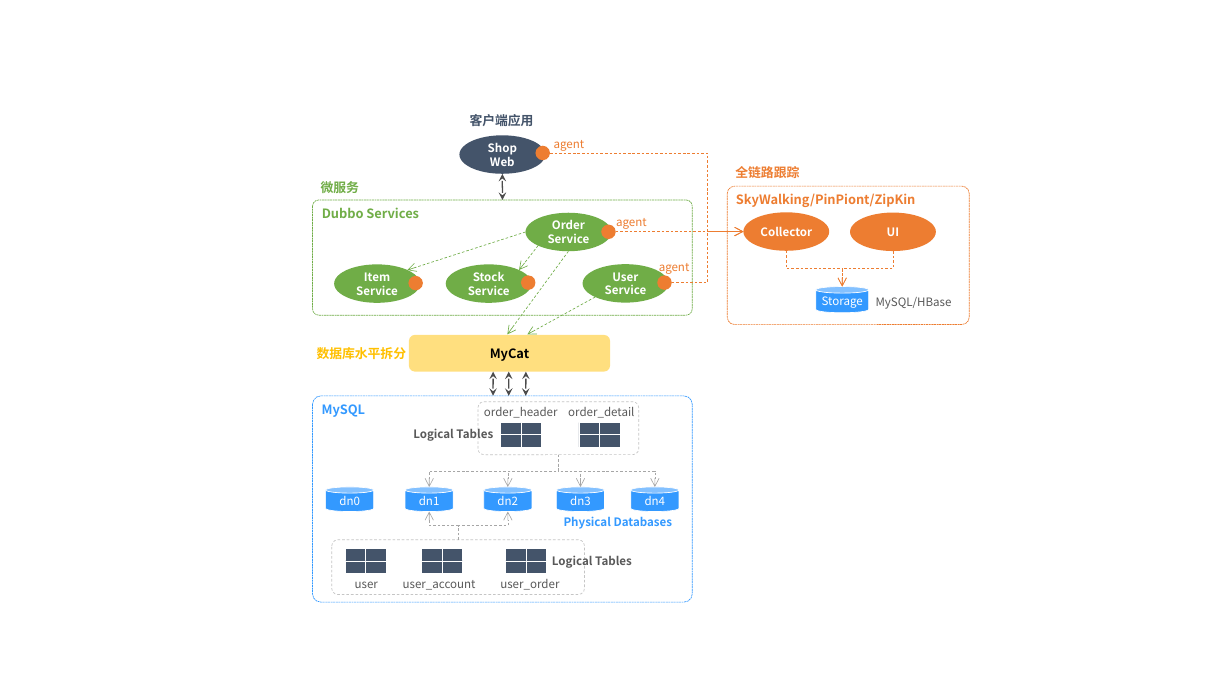
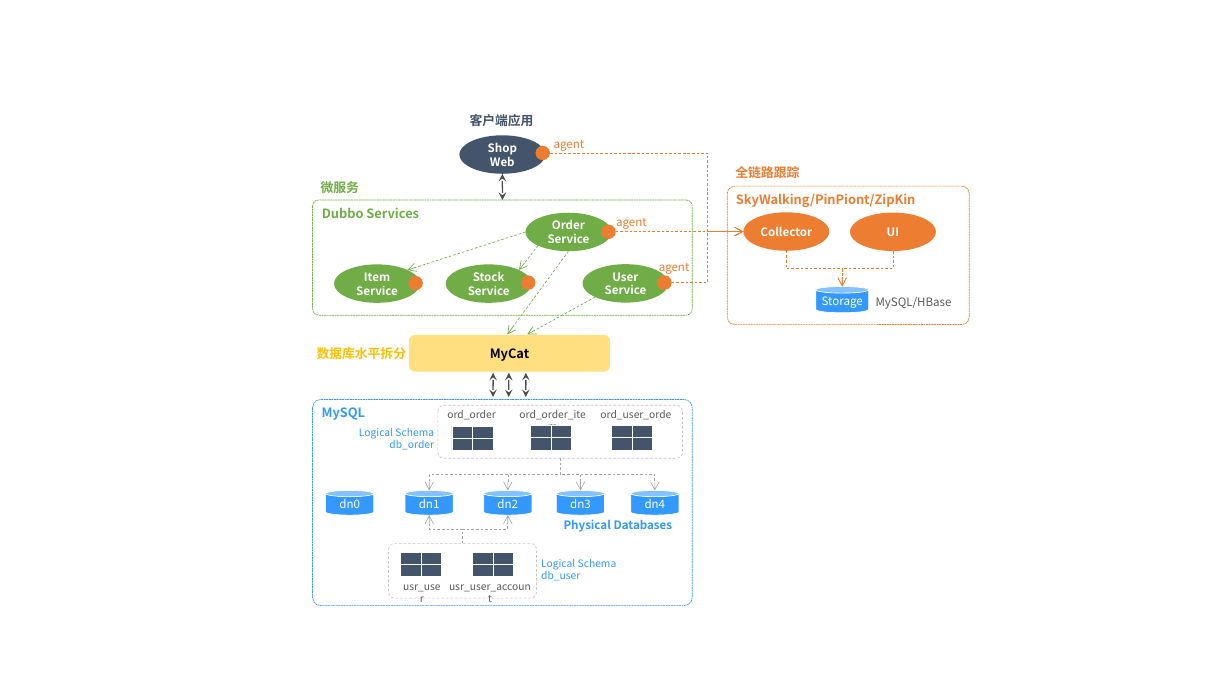
Before and after one commit to liuzhibin-cn/my-demo, a slide deck: slide 1 of docs/source.pptx. Drawn at 1232x693 pixels with LibreOffice and Linux fonts; fonts in the diff are those of the drawing. Boxes give left, top, right and bottom in pixels: in the first picture for what was removed or moved away, otherwise in the second. Text is boxed around its words. In the diff, an @@ line names an element or a change of style, - is before the commit and + after.

Commit message:
change table schemas

```diff
--- a/docs/source.pptx
+++ b/docs/source.pptx
@@ elbow double arrow (494, 372) - (494, 397): route changed @@
@@ elbow double arrow (509, 372) - (509, 397): route changed @@
@@ elbow double arrow (526, 372) - (526, 397): route changed @@
@@ rounded rectangle: place and size @@
-rounded rectangle at (478, 402, 639, 455)
+rounded rectangle at (438, 406, 683, 458)
@@ text at (447, 410, 495, 420): text changed; size 9 to 8 pt @@
-order_header
+ord_order
@@ text at (519, 410, 585, 420): text changed; size 9 to 8 pt @@
-order_detail
+ord_order_item
@@ text at (600, 410, 671, 420): text changed; size 9 to 8 pt @@
-user_order
+ord_user_order
@@ text at (359, 428, 434, 450): text changed; size 9 to 8 pt; text colour #595959 to #3399FF; bold off @@
-Logical Tables
+Logical Schema
+db_order
@@ 8 rectangles: place and size @@
-8 rectangles at (501, 422, 620, 447)
+8 rectangles at (452, 426, 571, 450)
@@ 4 rectangles: place and size @@
-4 rectangles at (506, 549, 546, 573)
+4 rectangles at (612, 425, 653, 450)
@@ 5 cylinders, 4 elbow arrows: place and size @@
-5 cylinders, 4 elbow arrows at (325, 455, 679, 512)
+5 cylinders, 4 elbow arrows at (325, 458, 679, 516)
@@ elbow arrow moved from (458, 540) - (430, 512) to (463, 543) - (430, 516) @@
@@ elbow arrow moved from (458, 540) - (508, 512) to (463, 543) - (508, 516) @@
@@ rounded rectangle: place and size @@
-rounded rectangle at (332, 540, 584, 594)
+rounded rectangle at (389, 543, 537, 598)
@@ 4 rectangles: place and size @@
-4 rectangles at (345, 549, 386, 573)
+4 rectangles at (401, 553, 442, 577)
@@ 4 rectangles: place and size @@
-4 rectangles at (421, 549, 463, 573)
+4 rectangles at (473, 553, 514, 577)
@@ text at (541, 559, 617, 581): text changed; size 9 to 8 pt; text colour #595959 to #3399FF; bold off @@
-Logical Tables
+Logical Schema
+db_user
@@ text at (403, 584, 441, 592): text changed; size 9 to 8 pt @@
-user
+usr_user
@@ text at (449, 584, 531, 592): text changed; size 9 to 8 pt @@
-user_account
+usr_user_account
```
Also in this commit, not shown: 20 other files.
